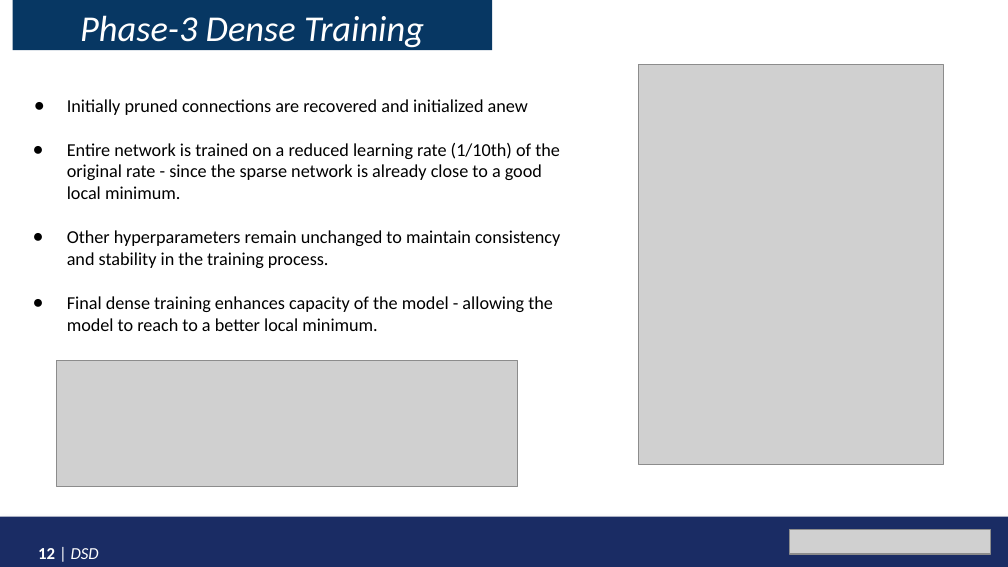
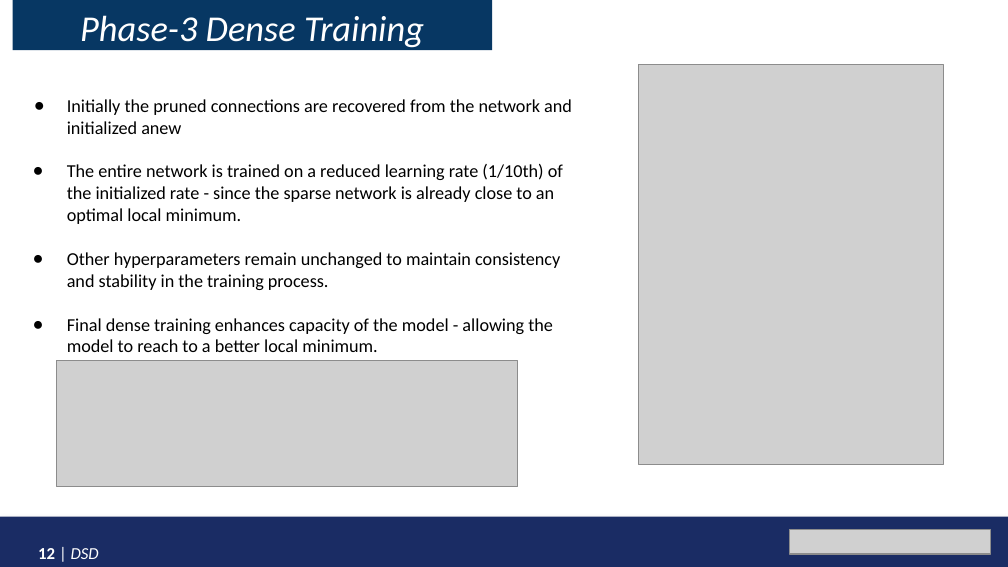
Before and after one commit to Apurva3509/SqueezeNet_HAD, a slide deck: slide 12 of EECS6699_ SqueezeNet.pptx. Drawn at 1008x567 pixels with LibreOffice and Linux fonts; fonts in the diff are those of the drawing; grey boxes stand for pictures. Boxes give left, top, right and bottom in pixels: in the first picture for what was removed or moved away, otherwise in the second. Text is boxed around its words. In the diff, an @@ line names an element or a change of style, - is before the commit and + after.

```diff
--- a/EECS6699_ SqueezeNet.pptx
+++ b/EECS6699_ SqueezeNet.pptx
@@ text at (67, 99, 572, 224): text changed @@
-● Initially pruned connections are recovered and initialized anew
-● Entire network is trained on a reduced learning rate (1/10th) of the original rate - since the sparse network is already close to a good local minimum.
+● Initially the pruned connections are recovered from the network and initialized anew
+● The entire network is trained on a reduced learning rate (1/10th) of the initialized rate - since the sparse network is already close to an optimal local minimum.
```
Also in this commit, not shown: 6 other slides changed, 3 other files.
